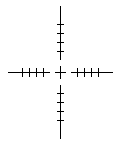
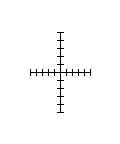
Layered file, before and after one edit (120px x 144px). Changes by layer:
added layer "Pasted Layer" above "Background" over [8, 6, 113, 139]
painted on "Background" over [8, 6, 113, 139]
